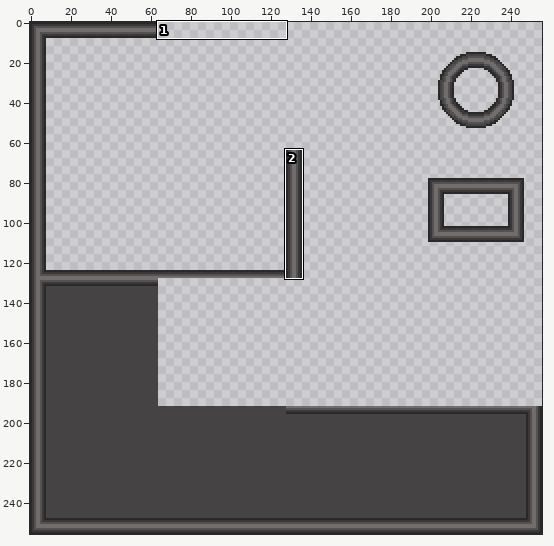
Two versions of one pixel-art file, ARTRAW/aseprite/bomb_screen_full.aseprite. Above, an overview of the earlier version with the close-up marked.
Close-up. Before:
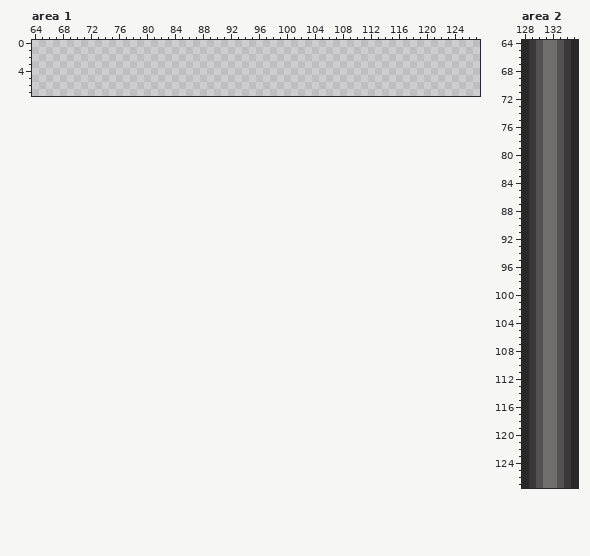
256x256 pixels, 1 frame. Colours within 5 levels of each other are drawn and written as one. Shown: area 1: x 64..127, y 0..7; area 2: x 128..135, y 64..127.
New version:
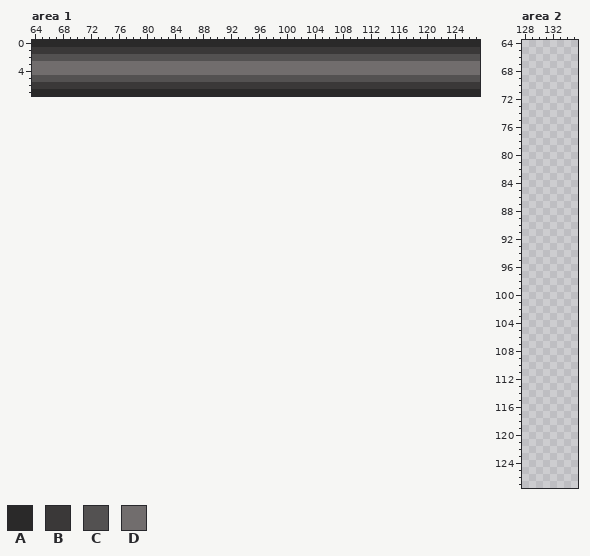
Palette (. is transparent): A #2a2929  B #3a3838  C #535151  D #716d6d
Changes in this commit:
Changed rows in their new state; - is an unchanged pixel.
Area 1:
first column x 64:
0 AAAAAAAAAAAAAAAAAAAAAAAAAAAAAAAAAAAAAAAAAAAAAAAAAAAAAAAAAAAAAAAA
1 BBBBBBBBBBBBBBBBBBBBBBBBBBBBBBBBBBBBBBBBBBBBBBBBBBBBBBBBBBBBBBBB
2 CCCCCCCCCCCCCCCCCCCCCCCCCCCCCCCCCCCCCCCCCCCCCCCCCCCCCCCCCCCCCCCC
3 DDDDDDDDDDDDDDDDDDDDDDDDDDDDDDDDDDDDDDDDDDDDDDDDDDDDDDDDDDDDDDDD
4 DDDDDDDDDDDDDDDDDDDDDDDDDDDDDDDDDDDDDDDDDDDDDDDDDDDDDDDDDDDDDDDD
5 CCCCCCCCCCCCCCCCCCCCCCCCCCCCCCCCCCCCCCCCCCCCCCCCCCCCCCCCCCCCCCCC
6 BBBBBBBBBBBBBBBBBBBBBBBBBBBBBBBBBBBBBBBBBBBBBBBBBBBBBBBBBBBBBBBB
7 AAAAAAAAAAAAAAAAAAAAAAAAAAAAAAAAAAAAAAAAAAAAAAAAAAAAAAAAAAAAAAAA
Area 2:
first column x 128:
 64 ........
 65 ........
 66 ........
 67 ........
 68 ........
 69 ........
 70 ........
 71 ........
 72 ........
 73 ........
 74 ........
 75 ........
 76 ........
 77 ........
 78 ........
 79 ........
 80 ........
 81 ........
 82 ........
 83 ........
 84 ........
 85 ........
 86 ........
 87 ........
 88 ........
 89 ........
 90 ........
 91 ........
 92 ........
 93 ........
 94 ........
 95 ........
 96 ........
 97 ........
 98 ........
 99 ........
100 ........
101 ........
102 ........
103 ........
104 ........
105 ........
106 ........
107 ........
108 ........
109 ........
110 ........
111 ........
112 ........
113 ........
114 ........
115 ........
116 ........
117 ........
118 ........
119 ........
120 ........
121 ........
122 ........
123 ........
124 ........
125 ........
126 ........
127 ........
Pixel boxes of the changes (left, top, right, bottom) in both close-ups:
added: (32, 40, 480, 96)
erased: (522, 40, 578, 488)
